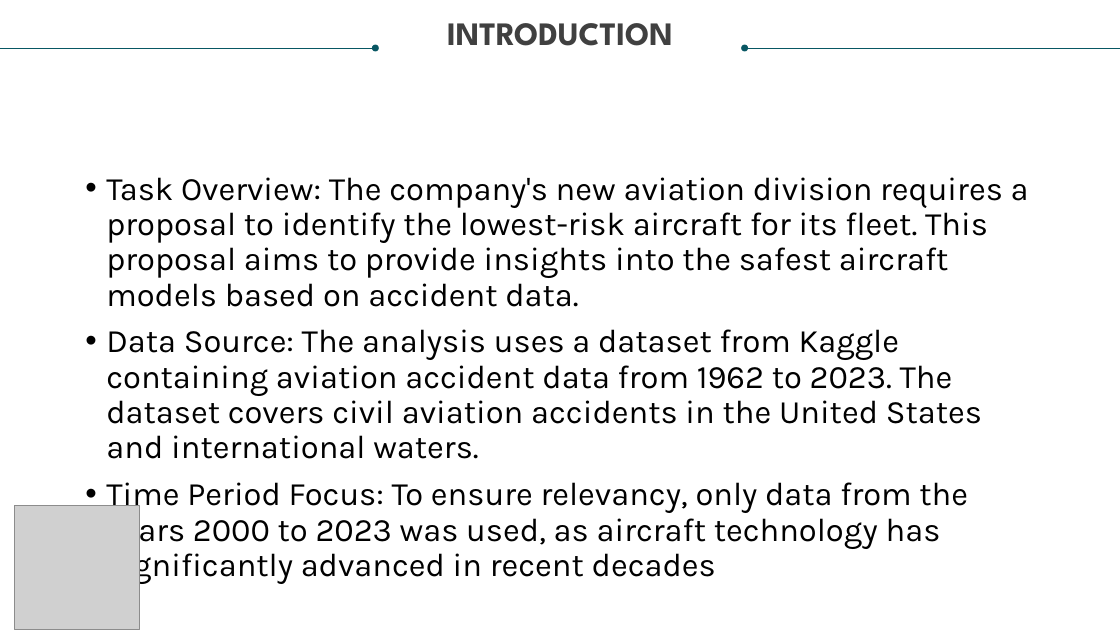
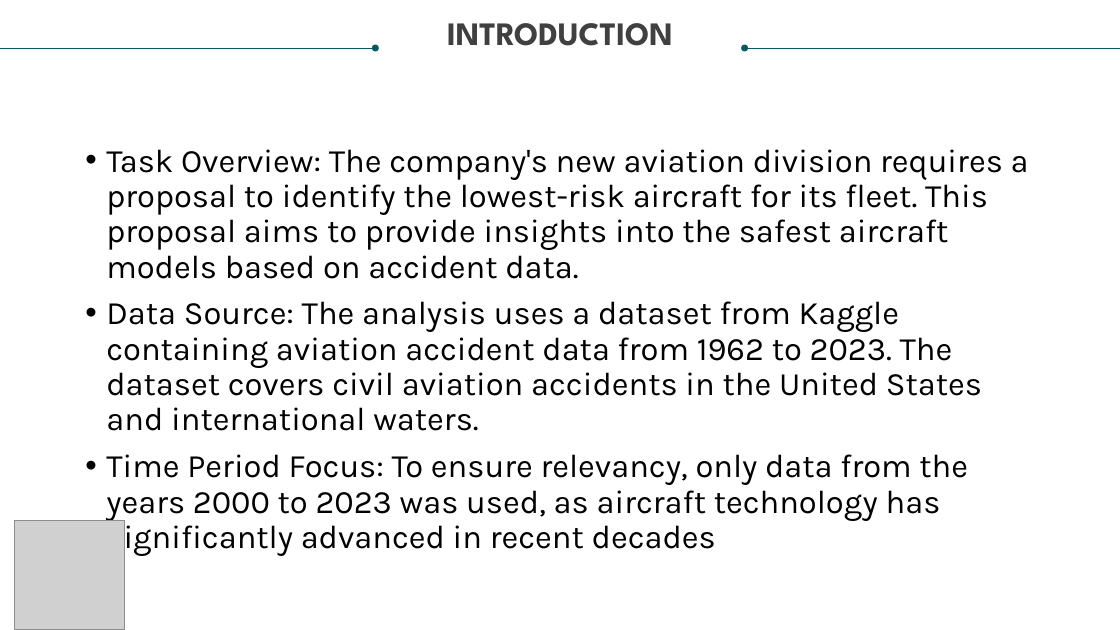
Before and after one commit to Cheberi-ya/Low-Risk-Aircraft-Proposal, a slide deck: slide 2 of Presentation.pptx. Drawn at 1120x630 pixels with LibreOffice and Linux fonts; fonts in the diff are those of the drawing; grey boxes stand for pictures. Boxes give left, top, right and bottom in pixels: in the first picture for what was removed or moved away, otherwise in the second. Text is boxed around its words. In the diff, an @@ line names an element or a change of style, - is before the commit and + after.

```diff
--- a/Presentation.pptx
+++ b/Presentation.pptx
@@ text "Task Overview: The company's new ..." rewrapped from box(106, 177, 1029, 585) to box(106, 149, 1029, 521) @@
@@ picture: place and size @@
-picture at box(14, 505, 139, 629)
+picture at box(14, 520, 124, 630)
```
Also in this commit, not shown: 3 other slides changed, 1 slide added.
